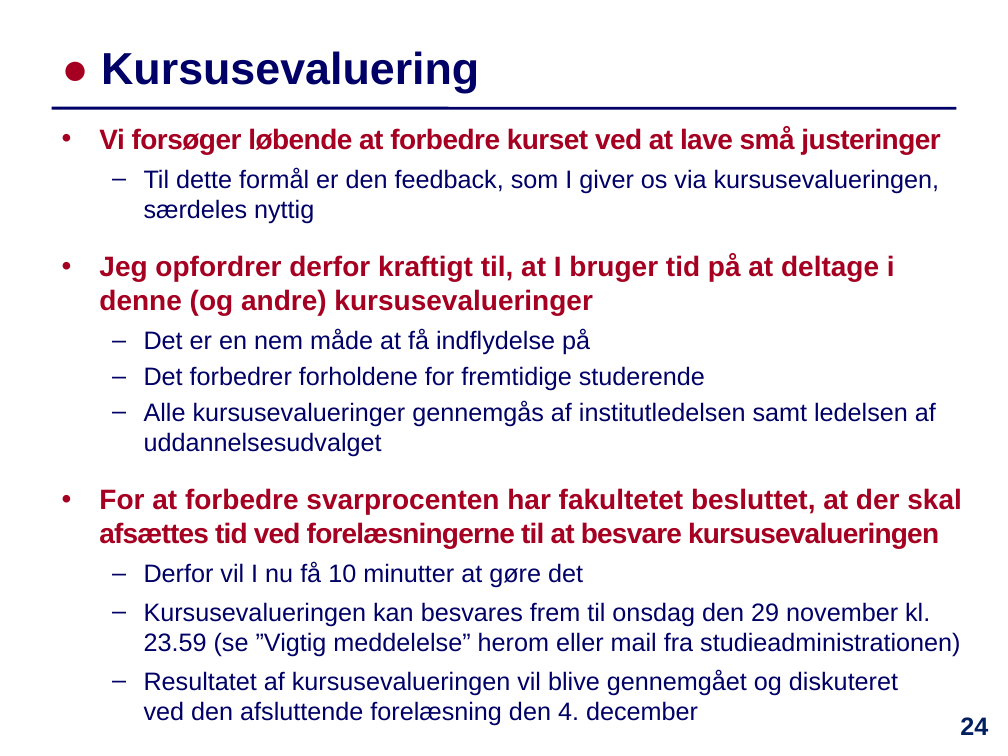
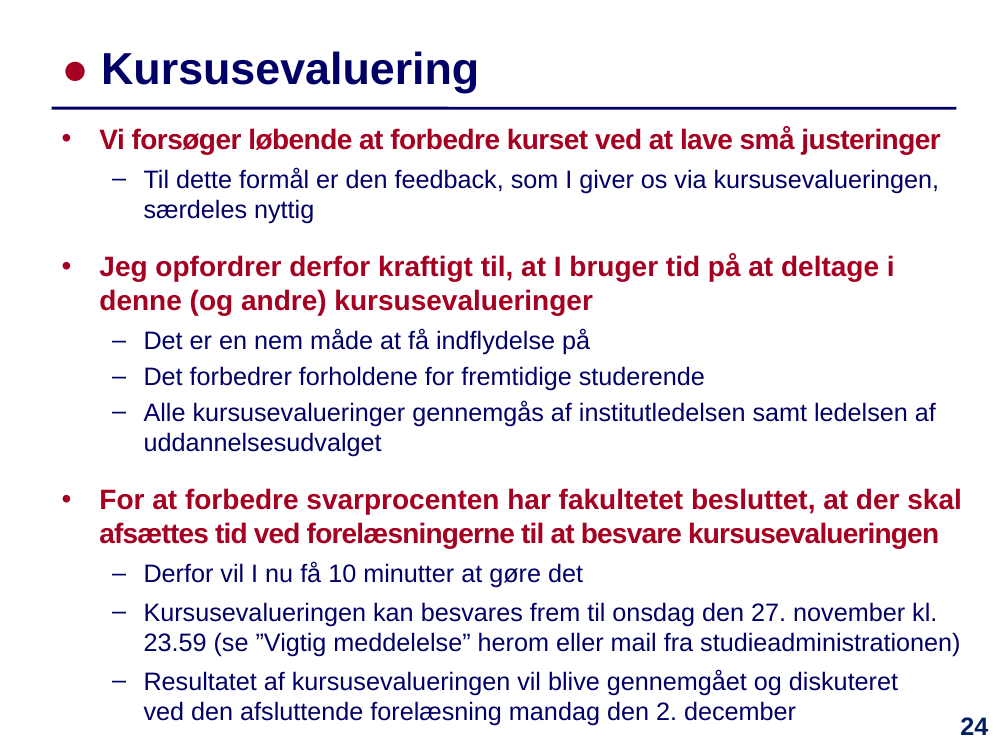
Before and after one commit to IntProgAU/Materiale, a slide deck: slide 24 of web/e24/uge_14/Slides-Uge14.pptx. Drawn at 1008x756 pixels with LibreOffice and Linux fonts; fonts in the diff are those of the drawing. Boxes give left, top, right and bottom in pixels: in the first picture for what was removed or moved away, otherwise in the second. Text is boxed around its words. In the diff, an @@ line names an element or a change of style, - is before the commit and + after.

```diff
--- a/web/e24/uge_14/Slides-Uge14.pptx
+++ b/web/e24/uge_14/Slides-Uge14.pptx
@@ text at box(144, 602, 960, 726): text changed @@
-  – Kursusevalueringen kan besvares frem til onsdag den 29 november kl. 23.59 (se ”Vigtig meddelelse” herom eller mail fra studieadministrationen)
-  – Resultatet af kursusevalueringen vil blive gennemgået og diskuteret
-    ved den afsluttende forelæsning den 4. december
+  – Kursusevalueringen kan besvares frem til onsdag den 27. november kl. 23.59 (se ”Vigtig meddelelse” herom eller mail fra studieadministrationen)
+  – Resultatet af kursusevalueringen vil blive gennemgået og diskuteret
+    ved den afsluttende forelæsning mandag den 2. december
```
Also in this commit, not shown: 5 other slides changed, 1 other file.
